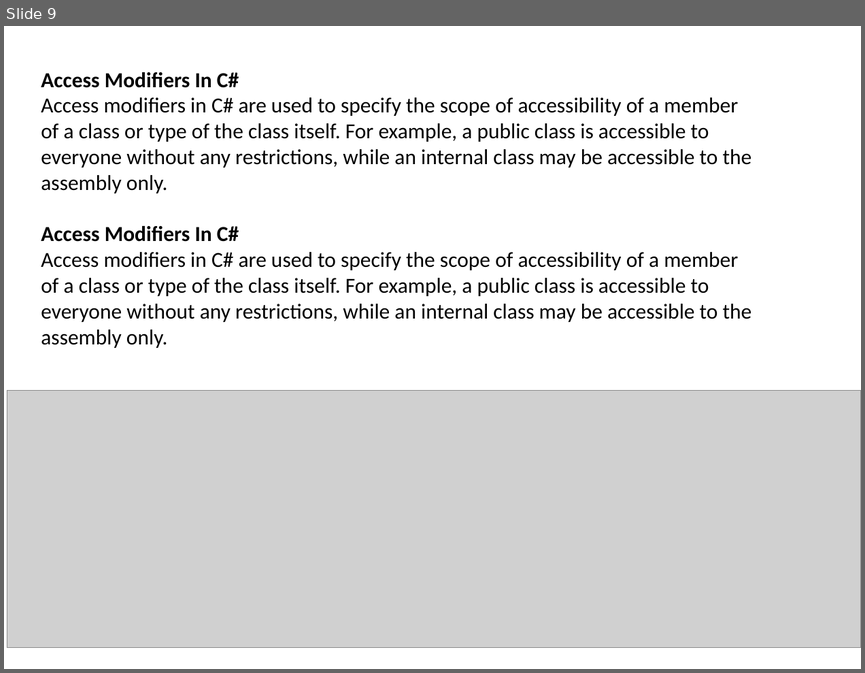
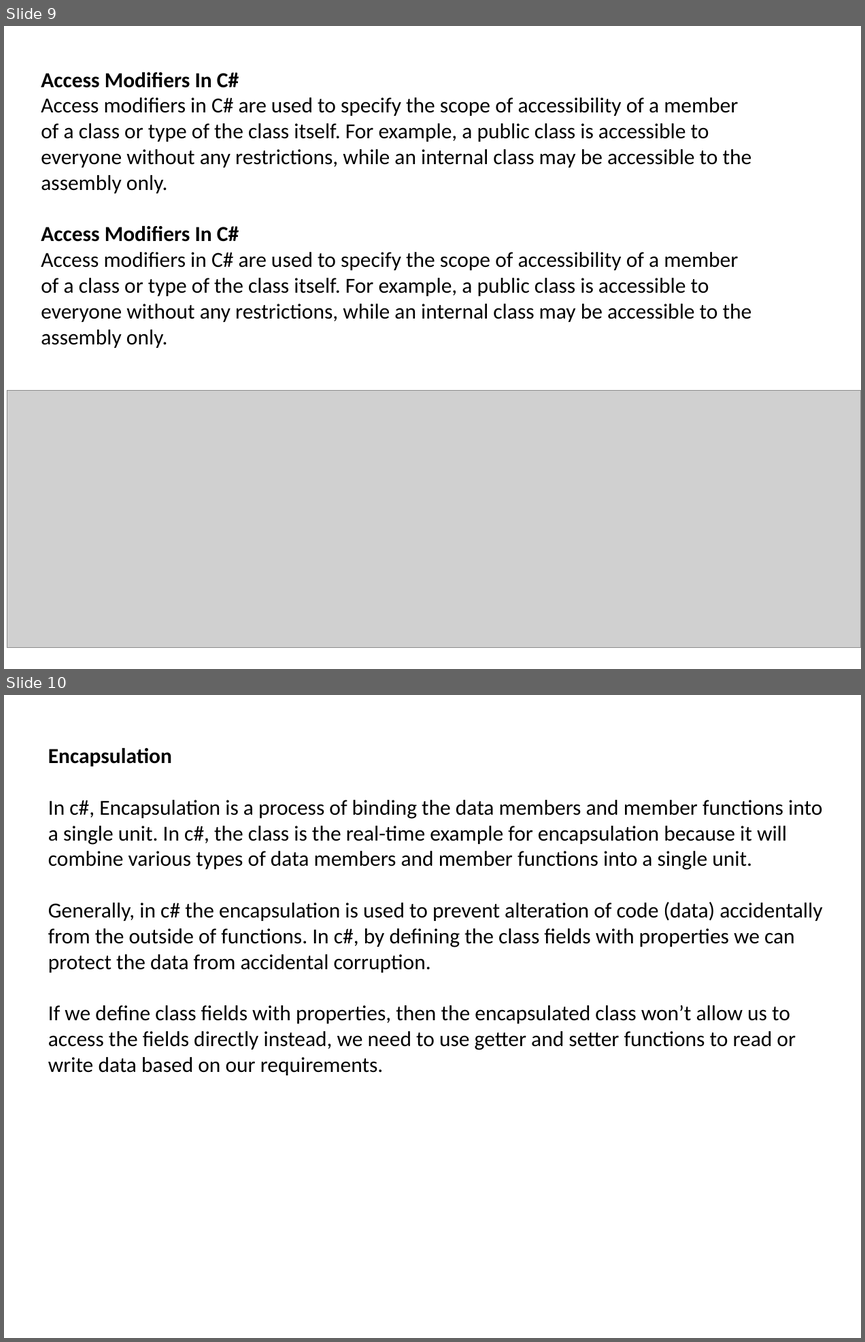
Before and after one commit to Patwaris/DotNetFullStack, a slide deck: Dotnet_framework.pptx. Shown one above the other, each under a label of ours: slide 9 before the commit, slides 9 and 10 after it. The pictures are 865x673 and 865x1342 pixels, drawn with LibreOffice and Linux fonts; fonts in the diff are those of the drawing; grey boxes stand for pictures. Boxes give left, top, right and bottom in pixels: in the first picture for what was removed or moved away, otherwise in the second. Text is boxed around its words. In the diff, an @@ line names an element or a change of style, - is before the commit and + after.

```diff
--- a/Dotnet_framework.pptx
+++ b/Dotnet_framework.pptx
@@ slide 10 added at <box>4,695,861,1338</box>, background #FFFFFF @@
@@ text added at <box>48,748,822,1075</box>, 18 pt, text #000000 @@
+Encapsulation
+In c#, Encapsulation is a process of binding the data members and member functions into a single unit. In c#, the class is the real-time example for encapsulation because it will combine various types of data members and member functions into a single unit.
+Generally, in c# the encapsulation is used to prevent alteration of code (data) accidentally from the outside of functions. In c#, by defining the class fields with properties we can protect the data from accidental corruption.
+If we define class fields with properties, then the encapsulated class won’t allow us to access the fields directly instead, we need to use getter and setter functions to read or write data based on our requirements.
```
Also in this commit, not shown: 2 other slides added, 7 other files.
